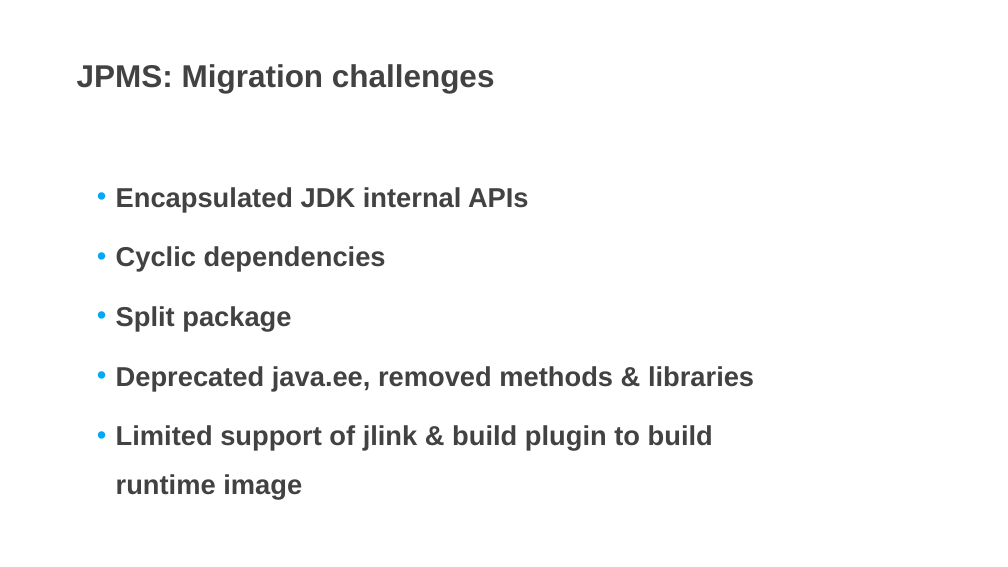
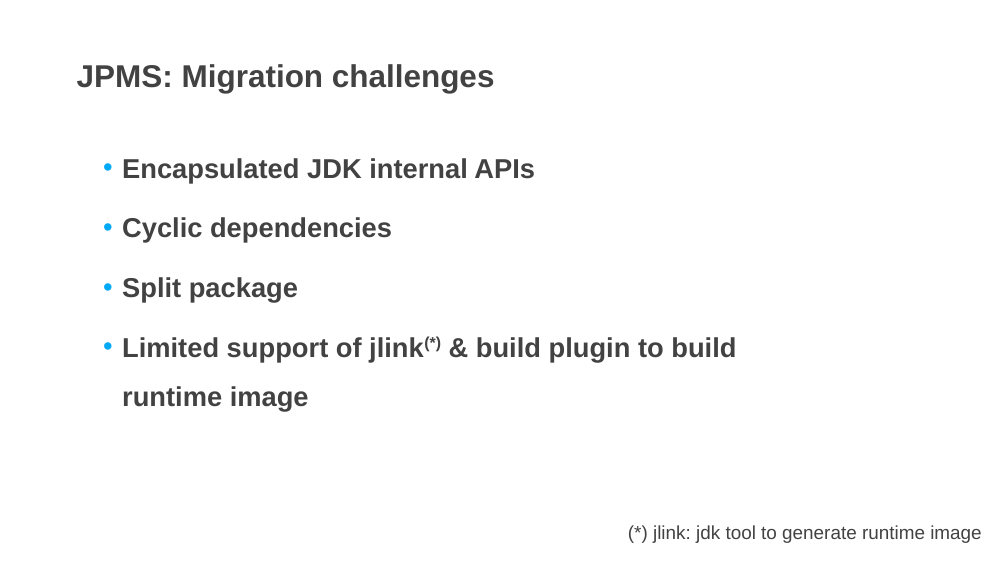
Before and after one commit to DevDay2019-AxonActive/DevDay2019---Advanced-Java, a slide deck: slide 11 of presentations/JPMS.pptx. Drawn at 1008x567 pixels with LibreOffice and Linux fonts; fonts in the diff are those of the drawing; background and template pictures are left out. Boxes give left, top, right and bottom in pixels: in the first picture for what was removed or moved away, otherwise in the second. Text is boxed around its words. In the diff, an @@ line names an element or a change of style, - is before the commit and + after.

Commit message:
Update slide

```diff
--- a/presentations/JPMS.pptx
+++ b/presentations/JPMS.pptx
@@ text "Encapsulated JDK internal APIs": place and size @@
-text "Encapsulated JDK internal APIs" at <box>116,187,754,499</box>
+text "Encapsulated JDK internal APIs" at <box>122,158,736,411</box>
@@ text at <box>122,337,736,411</box>: text changed @@
-• Deprecated java.ee, removed methods & libraries
-• Limited support of jlink & build plugin to build runtime image
+• Limited support of jlink(*) & build plugin to build runtime image
@@ text added at <box>653,525,981,543</box>, 18 pt, text #424242 @@
+(*) jlink: jdk tool to generate runtime image
```
Also in this commit, not shown: 1 other slide changed.
